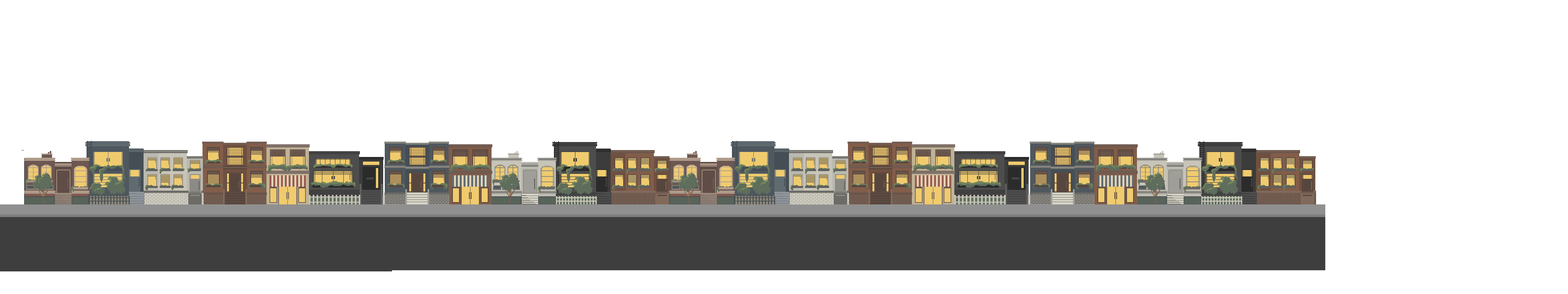
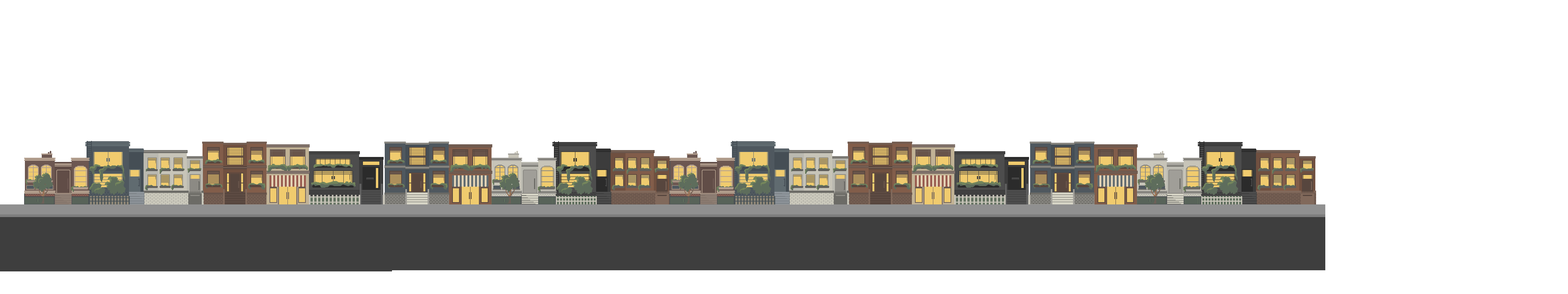
Revision of a layered 1568px x 294px image; what changed, layer by layer:
painted on "Camada 1" over <box>16,150,25,193</box>
